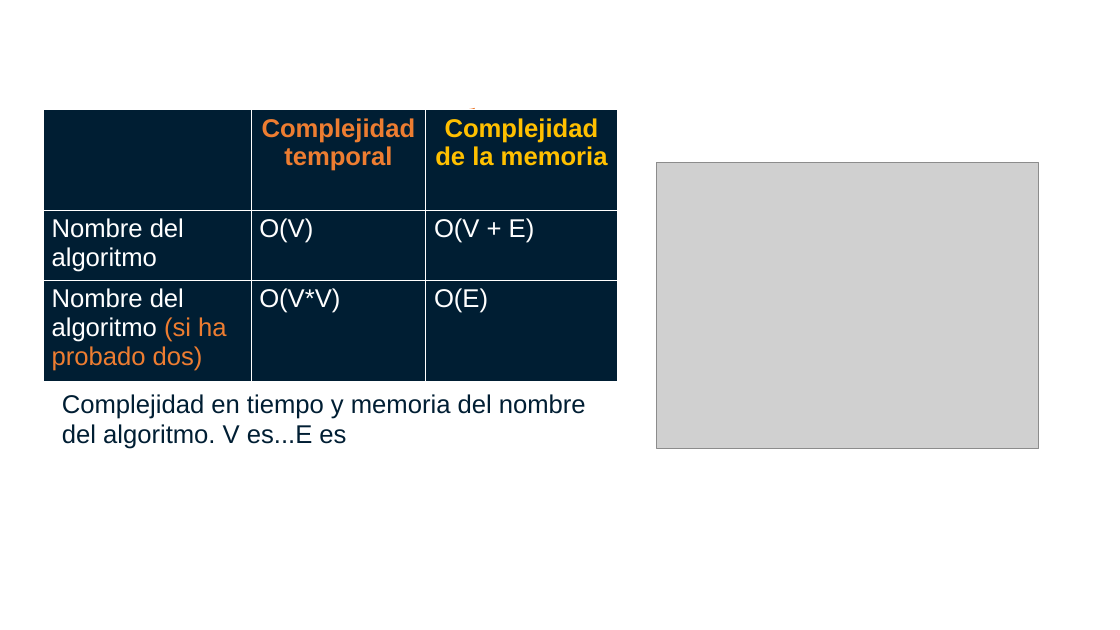
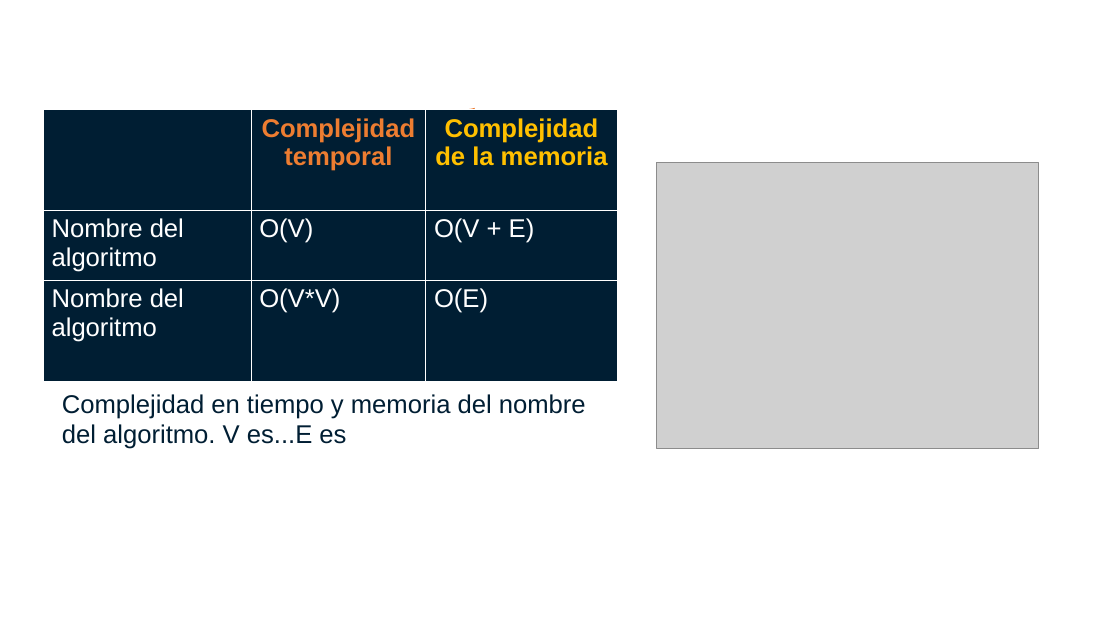
Before and after one commit to Juanesjara/ST0247-002, a slide deck: slide 6 of proyecto/informe/entrega2/Diapositivas.pptx. Drawn at 1120x630 pixels with LibreOffice and Linux fonts; fonts in the diff are those of the drawing; grey boxes stand for pictures; background and template pictures are left out. Boxes give left, top, right and bottom in pixels: in the first picture for what was removed or moved away, otherwise in the second. Text is boxed around its words. In the diff, an @@ line names an element or a change of style, - is before the commit and + after.

```diff
--- a/proyecto/informe/entrega2/Diapositivas.pptx
+++ b/proyecto/informe/entrega2/Diapositivas.pptx
@@ table at bbox=[44, 110, 618, 381] @@
-row 3, column 1: Nombre del algoritmo (si ha probado dos)
+row 3, column 1: Nombre del algoritmo
```
Also in this commit, not shown: 5 other slides changed, 2 slides removed.
